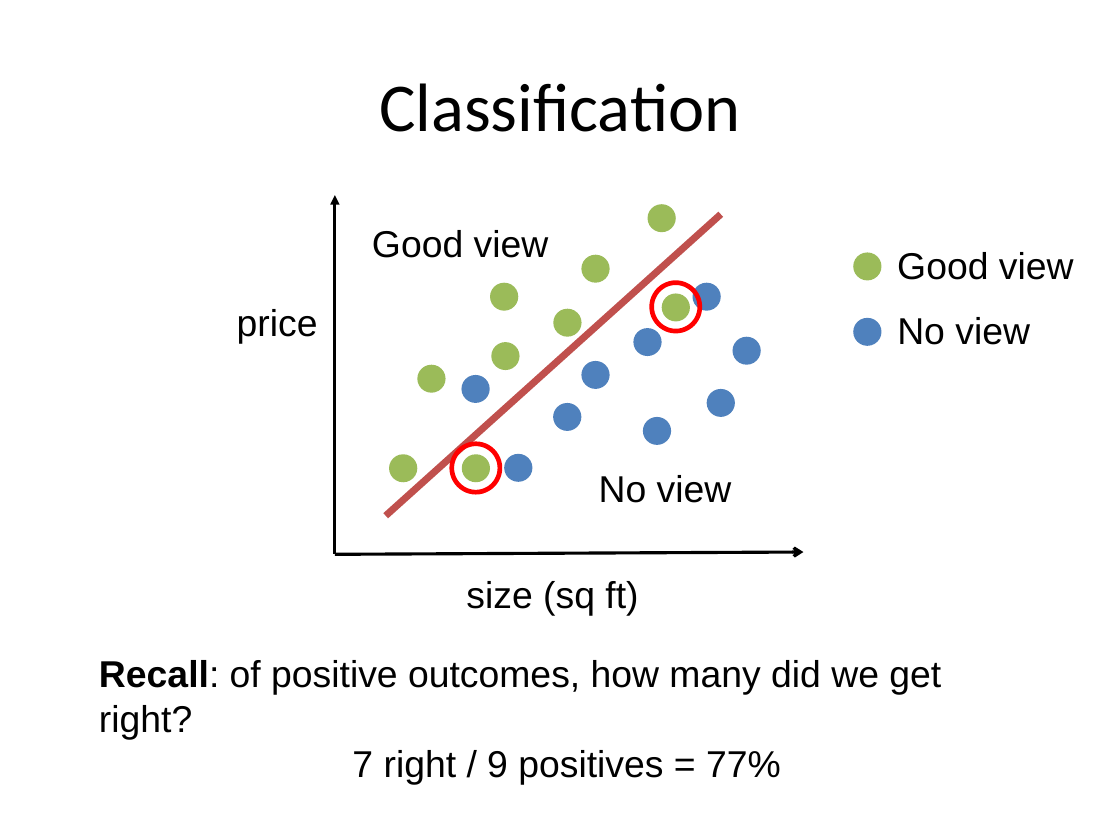
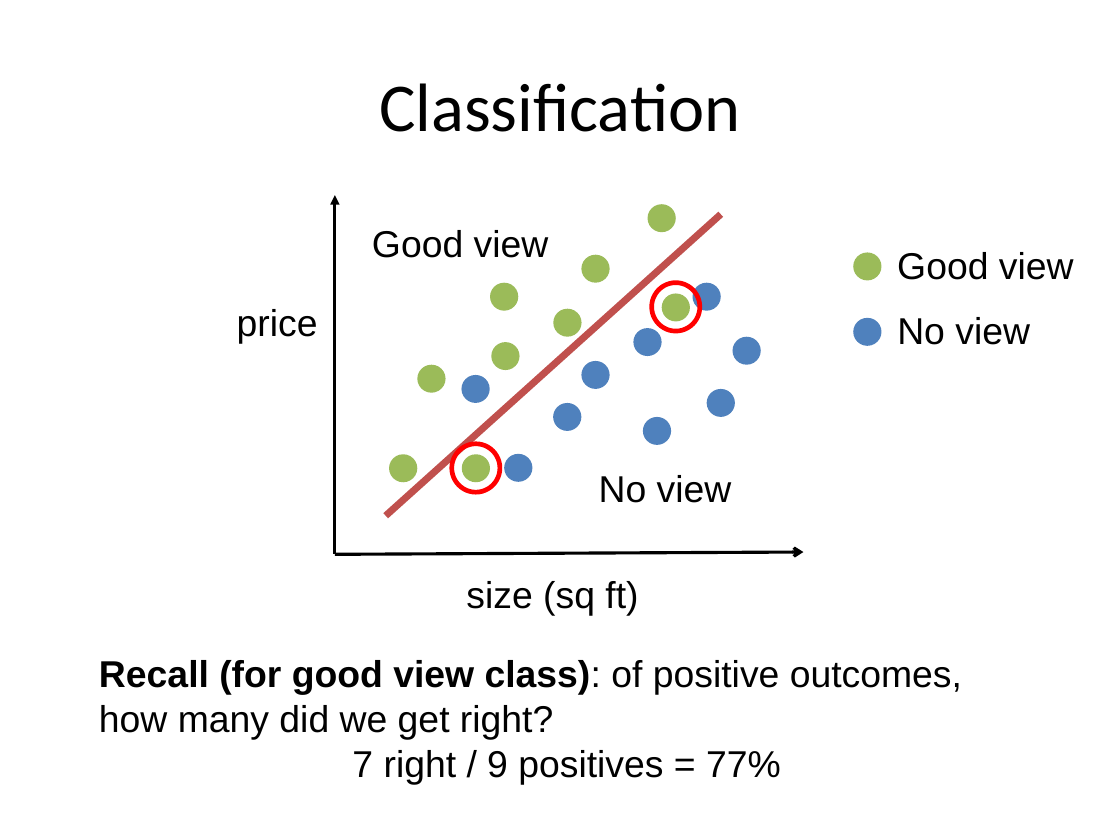
Before and after one commit to aloksharma1993/techfest-ml-tutorial, a slide deck: slide 15 of Techfest_ML.pptx. Drawn at 1120x840 pixels with LibreOffice and Linux fonts; fonts in the diff are those of the drawing. Boxes give left, top, right and bottom in pixels: in the first picture for what was removed or moved away, otherwise in the second. Text is boxed around its words. In the diff, an @@ line names an element or a change of style, - is before the commit and + after.

```diff
--- a/Techfest_ML.pptx
+++ b/Techfest_ML.pptx
@@ text at (x1=99, y1=660, x2=962, y2=740): text changed @@
-Recall: of positive outcomes, how many did we get right?
+Recall (for good view class): of positive outcomes, how many did we get right?
```
Also in this commit, not shown: 11 other slides changed, 3 slides added.
